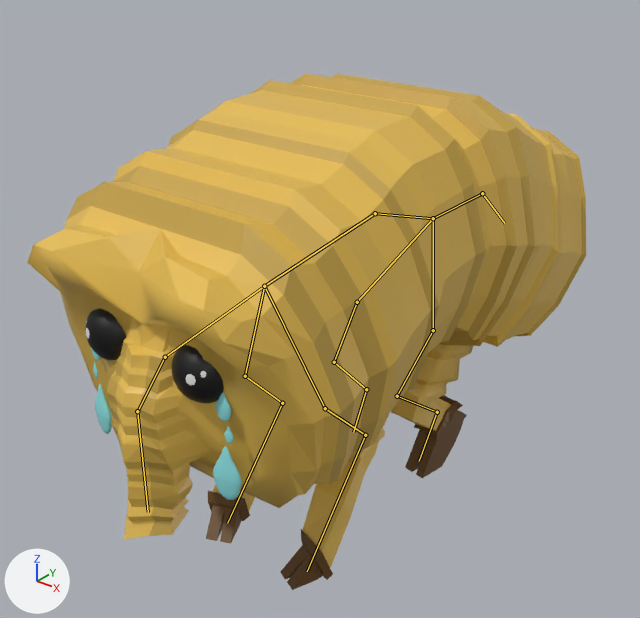
The Blender file Models/squonk.blend: old version first, new version second.
Camera for both pictures: a 50 mm lens placed at (7.29, -8.69, 5.22), pointed at (-0.46, 0.99, -0.78). Lighting does not change. The marker at lower left points along +X, +Y and +Z. The bones that bend it are drawn over the model as lines.
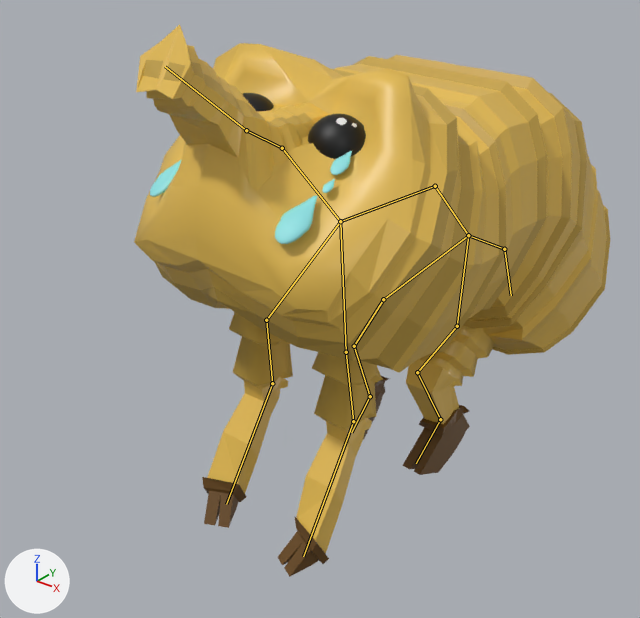
The newer file adds an action. The first version stands in its rest pose; the second is drawn at frame 40 of the action 'Idle'.

Patch to the scene script:
```diff
--- a/Models/squonk.blend.py
+++ b/Models/squonk.blend.py
@@ bone_bone @@
 bone_bone = bpy.data.objects['Armature'].pose.bones['Bone']
-bone_bone.location = (0.0, 0.0, 0.0)
-bone_bone.rotation_quaternion = (1.0, 0.0, 0.0, 0.0)  # degrees (0, 0, 0)
+bone_bone.location = (0.0, -1.69, 0.21)
+bone_bone.rotation_quaternion = (0.996, -0.083, -0.023, 0.005)  # degrees (-10, -3, 1)
@@ bone_bone_012 @@
 bone_bone_012 = bpy.data.objects['Armature'].pose.bones['Bone.012']  # child of 'Bone'
-bone_bone_012.rotation_quaternion = (1.0, 0.0, 0.0, 0.0)  # degrees (0, 0, 0)
+bone_bone_012.rotation_quaternion = (0.915, -0.403, 0.004, 0.019)  # degrees (-48, 1, 2)
@@ bone_bone_013 @@
 bone_bone_013 = bpy.data.objects['Armature'].pose.bones['Bone.013']  # child of 'Bone.012'
-bone_bone_013.rotation_quaternion = (1.0, 0.0, 0.0, 0.0)  # degrees (0, 0, 0)
+bone_bone_013.rotation_quaternion = (0.986, -0.166, 0.002, 0.002)  # degrees (-19, 0, 0)
@@ bone_bone_014 @@
 bone_bone_014 = bpy.data.objects['Armature'].pose.bones['Bone.014']  # child of 'Bone.013'
-bone_bone_014.rotation_quaternion = (1.0, 0.0, 0.0, 0.0)  # degrees (0, 0, 0)
+bone_bone_014.rotation_quaternion = (0.897, -0.441, 0.021, 0.004)  # degrees (-52, 2, -1)
@@ bone_bone_015 @@
 bone_bone_015 = bpy.data.objects['Armature'].pose.bones['Bone.015']  # child of 'Bone'
-bone_bone_015.rotation_quaternion = (1.0, 0.0, 0.0, 0.0)  # degrees (0, 0, 0)
+bone_bone_015.rotation_quaternion = (0.971, -0.217, -0.098, 0.019)  # degrees (-26, -11, 5)
@@ bone_bone_017 @@
 bone_bone_017 = bpy.data.objects['Armature'].pose.bones['Bone.017']  # child of 'Bone.016'
-bone_bone_017.location = (0.0, 0.0, 0.0)
-bone_bone_017.rotation_quaternion = (1.0, 0.0, 0.0, 0.0)  # degrees (0, 0, 0)
+bone_bone_017.location = (0.0, -0.03, 0.0)
+bone_bone_017.rotation_quaternion = (0.918, 0.395, -0.015, -0.042)  # degrees (47, 0, -5)
@@ bone_bone_018 @@
 bone_bone_018 = bpy.data.objects['Armature'].pose.bones['Bone.018']  # child of 'Bone'
-bone_bone_018.rotation_quaternion = (1.0, 0.0, 0.0, 0.0)  # degrees (0, 0, 0)
+bone_bone_018.rotation_quaternion = (0.971, -0.219, 0.094, -0.012)  # degrees (-26, 10, -4)
@@ bone_bone_001 @@
 bone_bone_001 = bpy.data.objects['Armature'].pose.bones['Bone.001']
-bone_bone_001.location = (0.0, 0.0, 0.0)
-bone_bone_001.rotation_quaternion = (1.0, 0.0, 0.0, 0.0)  # degrees (0, 0, 0)
+bone_bone_001.location = (0.0, 1.62, 0.54)
+bone_bone_001.rotation_quaternion = (0.974, -0.226, 0.0, 0.0)  # degrees (-26, 0, 0)
@@ bone_bone_008 @@
 bone_bone_008 = bpy.data.objects['Armature'].pose.bones['Bone.008']  # child of 'Bone.001'
-bone_bone_008.rotation_quaternion = (1.0, 0.0, 0.0, 0.0)  # degrees (0, 0, 0)
+bone_bone_008.rotation_quaternion = (0.999, 0.039, 0.016, 0.009)  # degrees (4, 2, 1)
```

Where the change shows, as pixel boxes [x1, y1, x2, y2] in the pictures (640 x 618 px):
'Cube', posed (15% narrower, 7% taller): before [27, 74, 586, 590]; after [134, 25, 610, 577]
bone 'Bone', root to tip: before (375, 213) to (264, 286); after (435, 186) to (340, 221)
bone 'Bone.012', root to tip: before (264, 286) to (165, 357); after (340, 221) to (282, 148)
bone 'Bone.013', root to tip: before (165, 357) to (137, 411); after (282, 148) to (246, 130)
bone 'Bone.014', root to tip: before (137, 411) to (148, 512); after (246, 130) to (165, 66)
bone 'Bone.015', root to tip: before (264, 286) to (325, 408); after (340, 221) to (346, 352)
bone 'Bone.017', root to tip: before (365, 435) to (307, 571); after (353, 421) to (303, 556)
bone 'Bone.018', root to tip: before (264, 286) to (245, 376); after (340, 221) to (266, 320)
bone 'Bone.001', root to tip: before (375, 213) to (433, 218); after (435, 186) to (468, 235)
bone 'Bone.008', root to tip: before (433, 218) to (433, 330); after (468, 235) to (457, 326)
